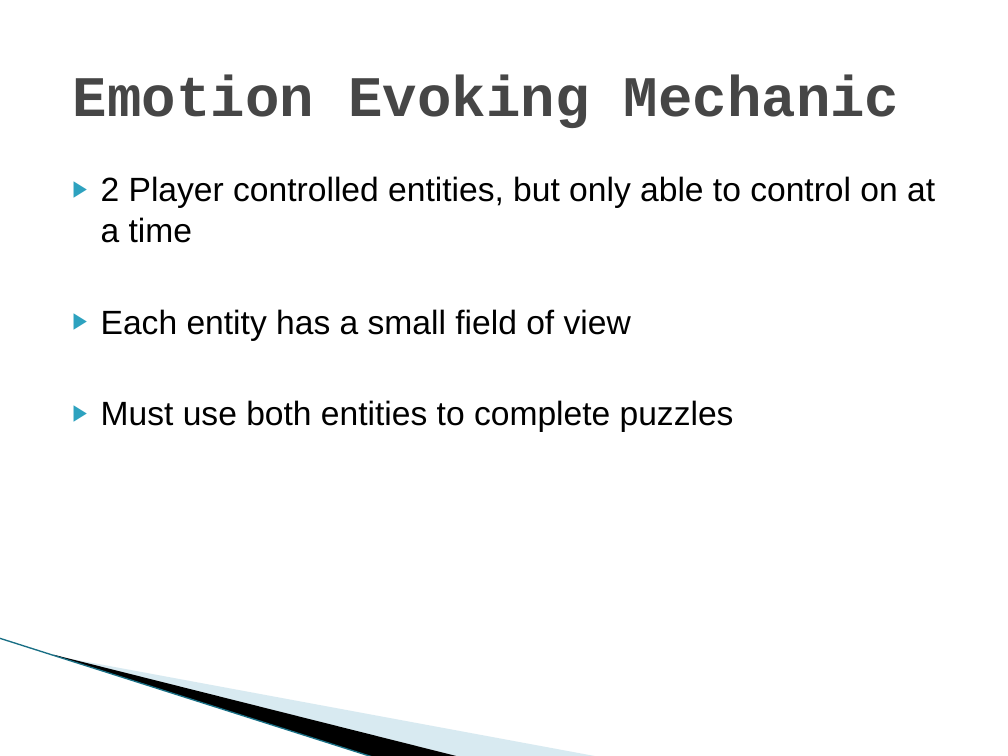
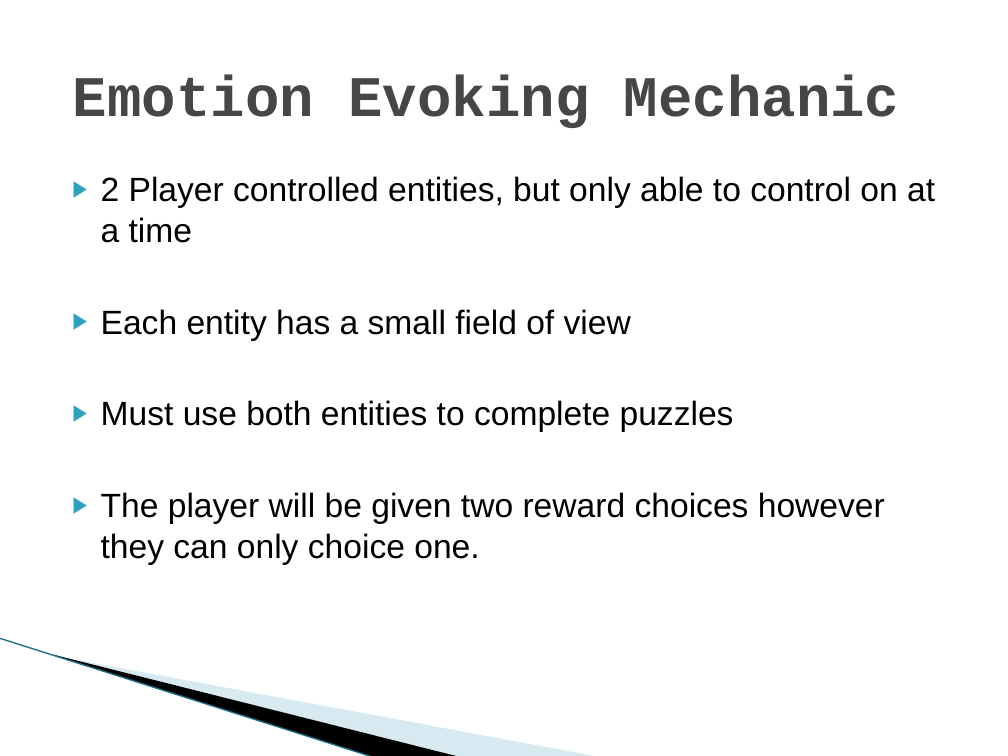
Before and after one commit to UoSGamesGroups/first-semester-l4-5-group-16, a slide deck: slide 3 of Presentations/First Pres.pptx (slide 4 before the commit). Drawn at 1008x756 pixels with LibreOffice and Linux fonts; fonts in the diff are those of the drawing; background and template pictures are left out. Boxes give left, top, right and bottom in pixels: in the first picture for what was removed or moved away, otherwise in the second. Text is boxed around its words. In the diff, an @@ line names an element or a change of style, - is before the commit and + after.

```diff
--- a/Presentations/First Pres.pptx
+++ b/Presentations/First Pres.pptx
@@ text at bbox=[101, 492, 885, 565]: paragraph added @@
+▶ The player will be given two reward choices however they can only choice one.
```
Also in this commit, not shown: 2 other slides changed, 2 slides added, 2 slides removed.
